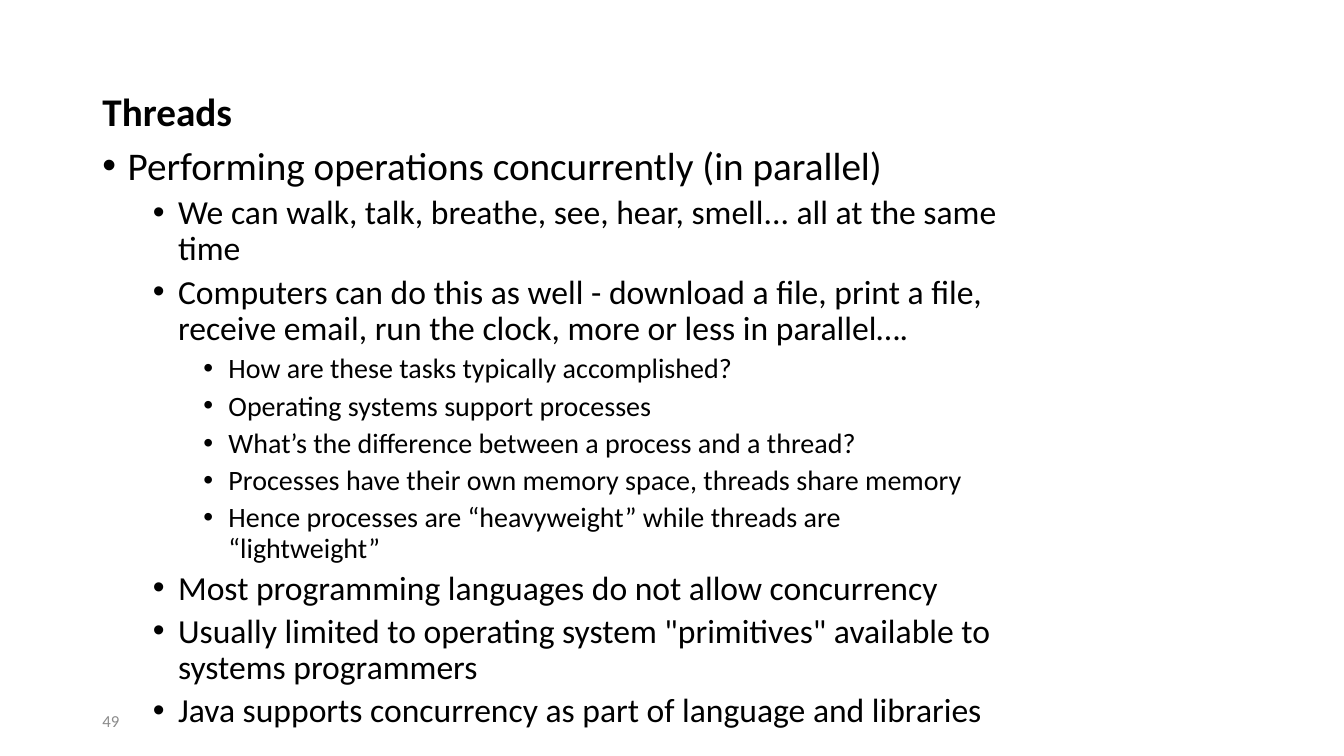
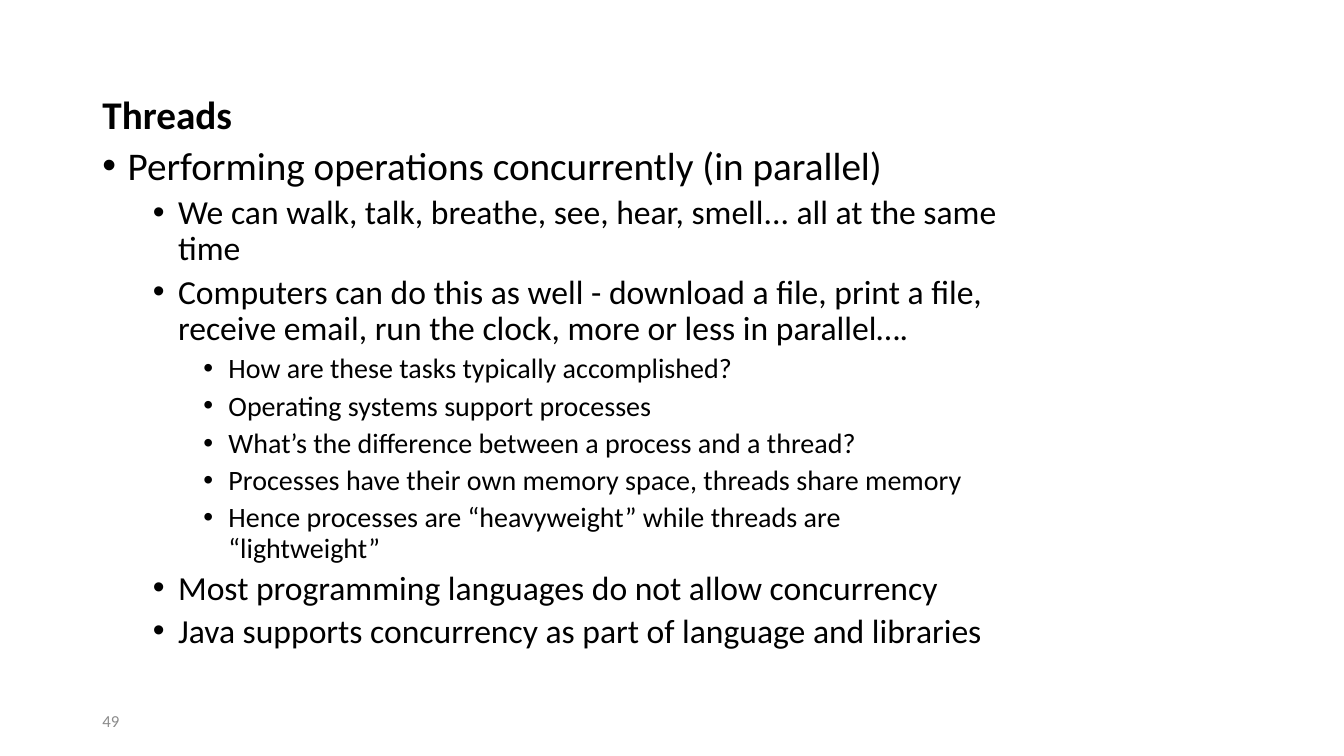
Before and after one commit to sivadosapati/NEUSep16, a slide deck: slide 49 of notes/Java Presentation.pptx. Drawn at 1344x756 pixels with LibreOffice and Linux fonts; fonts in the diff are those of the drawing. Boxes give left, top, right and bottom in pixels: in the first picture for what was removed or moved away, otherwise in the second. Text is boxed around its words. In the diff, an @@ line names an element or a change of style, - is before the commit and + after.

```diff
--- a/notes/Java Presentation.pptx
+++ b/notes/Java Presentation.pptx
@@ text at box(178, 619, 990, 685): paragraph removed @@
-  • Usually limited to operating system "primitives" available to systems programmers
```
Also in this commit, not shown: 4 other slides changed, 2 slides removed.
